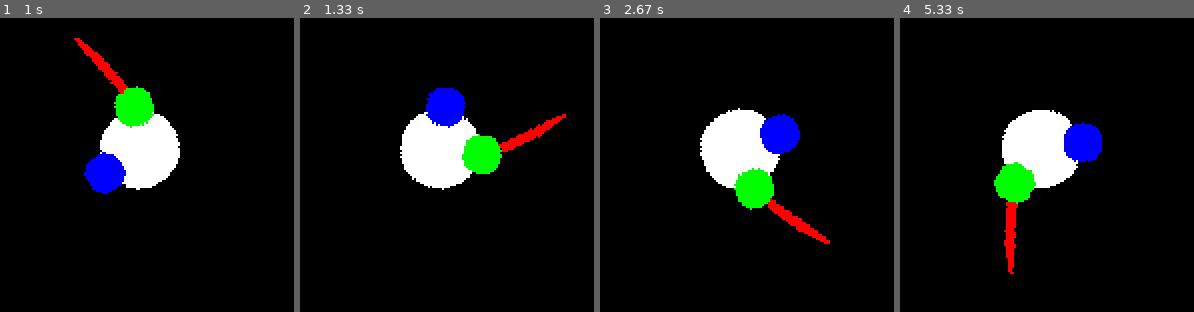
Above: before the commit, frames 1-4 (left to right).
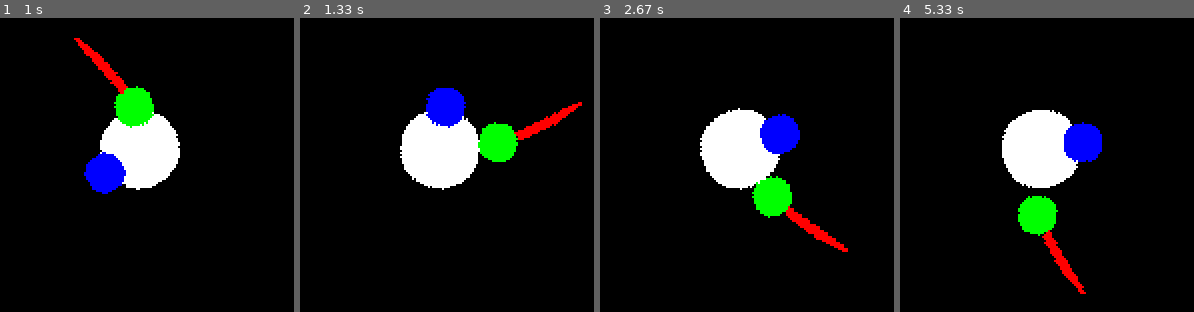
Above: after the commit, the same moments.

Repository: fjaviergb/Pygames-Hermanios
Game: pygame game, started from Sword.py
The game is run twice, just before and just after one commit, with the same random seed, the same clock (stepped at 60 frames per second) and the same inputs.
Inputs (mouse positions are in pixels of both pictures, inside the frame that each line leads up to):
- Up to frame 1 (1 s): press the mouse at (99, 253) at 0.37 s; move the mouse to (outside the picture) at 0.47 s; release the mouse at (outside the picture) at 0.6 s; click (29, 126) at 0.75 s
- Up to frame 2 (1.33 s): click (outside the picture) at 1.22 s
- Up to frame 3 (2.67 s): press the mouse at (outside the picture) at 1.53 s; move the mouse to (outside the picture) at 1.63 s; release the mouse at (outside the picture) at 1.77 s; press the mouse at (outside the picture) at 1.87 s; move the mouse to (outside the picture) at 1.97 s; release the mouse at (outside the picture) at 2.1 s; click (outside the picture) at 2.22 s; click (outside the picture) at 2.55 s
- Up to frame 4 (5.33 s): press the mouse at (outside the picture) at 2.87 s; move the mouse to (outside the picture) at 2.97 s; release the mouse at (1020, 109) at 3.1 s; press the mouse at (outside the picture) at 3.2 s; move the mouse to (outside the picture) at 3.3 s; release the mouse at (outside the picture) at 3.43 s; press the mouse at (outside the picture) at 3.53 s; move the mouse to (outside the picture) at 3.63 s; release the mouse at (1044, 309) at 3.77 s; press the mouse at (outside the picture) at 3.87 s; move the mouse to (outside the picture) at 3.97 s; release the mouse at (outside the picture) at 4.1 s; press the mouse at (outside the picture) at 4.2 s; move the mouse to (outside the picture) at 4.3 s; release the mouse at (outside the picture) at 4.43 s; click (outside the picture) at 4.55 s; press the mouse at (outside the picture) at 4.87 s; move the mouse to (955, 238) at 4.97 s; release the mouse at (outside the picture) at 5.1 s; press the mouse at (outside the picture) at 5.2 s; move the mouse to (outside the picture) at 5.3 s

Frame 1 is identical in both runs. In frame 2, 2.3% of the frame differs, in the area x 55-96%, y 28-54%; in frame 3, 2.3%; in frame 4, 4.2%, in the area x 31-64%, y 48-94%.

Commit message:
Archivo aprendizaje 26/06/2020

Diff:
--- a/Sword.py
+++ b/Sword.py
@@ -32,6 +32,9 @@
         self.image = pg.Surface((50,50))
         self.image.set_colorkey(BLACK)
         self.image_orig = self.image
+        self.hittin = False
+        self.dis_max = 0
+
         if ori == 1:
             pg.draw.circle(self.image, (BLUE), (10,10), self.radio)
             self.rect = self.image.get_rect(center = player.rect.center)
@@ -43,6 +46,18 @@
         self.image = pg.transform.rotate(self.image_orig, self.angle)
         self.image.set_colorkey(BLACK)
         self.rect = self.image.get_rect(center=self.rect.center)
+
+        if self.hittin:
+            self.dis = math.sqrt((self.xthrow - player.rect.centerx) ** 2 + (self.ythrow - player.rect.centery) ** 2)
+            if self.dis_max < 15:
+                self.ratio = self.dis_max / self.dis
+                self.rect.centerx = player.rect.centerx + self.ratio * (self.xthrow - player.rect.centerx)
+                self.rect.centery = player.rect.centery + self.ratio * (self.ythrow - player.rect.centery)
+                self.dis_max += 2
+            else:
+                self.dis_max = 0
+                self.rect.center = player.rect.center
+                self.hittin = False
 
 
 class sword(pg.sprite.Sprite):
@@ -65,10 +80,24 @@
         self.cursorcount = 0
         self.cursor_dir = 0
         self.leftbut = 2
+        self.hittin = False
+        self.dis_max = 0
 
     def update(self):
         self.image = pg.transform.rotate(self.image_orig, self.angle)
         self.rect = self.image.get_rect(center = player.rect.center)
+
+        if self.hittin:
+            self.dis = math.sqrt((self.xthrow - player.rect.centerx) ** 2 + (self.ythrow - player.rect.centery) ** 2)
+            if self.dis_max < 15:
+                self.ratio = self.dis_max / self.dis
+                self.rect.centerx = player.rect.centerx + self.ratio * (self.xthrow - player.rect.centerx)
+                self.rect.centery = player.rect.centery + self.ratio * (self.ythrow - player.rect.centery)
+                self.dis_max += 2
+            else:
+                self.dis_max = 0
+                self.rect.center = player.rect.center
+                self.hittin = False
 
 
 CBASE = (255,255,255)
@@ -117,12 +146,12 @@
             if cos > 0:
                 player.angle = 270 - angle_grad
                 Rhand.angle = 270 - angle_grad
-                if button[0] != 0 and espada.cursor_dir > 40:
+                if button[0] != 0 and espada.cursor_dir > 50:
                     espada.leftbut = 1
                     espada.swingright = True
                     Lhand.angle = 270 - angle_grad - 90
                     espada.angle = 270 - angle_grad - 90
-                elif button[0] != 0 and espada.cursor_dir < -40:
+                elif button[0] != 0 and espada.cursor_dir < -50:
                     espada.leftbut = 0
                     espada.swingleft = True
                     Lhand.angle = 270 - angle_grad + 90
@@ -132,50 +161,81 @@
                     espada.swingleft = False
                     Lhand.angle = 270 - angle_grad
                     espada.angle = 270 - angle_grad
+                    if button[0] != 0 and espada.cursor_dir < 50 and espada.cursor_dir > -50:
+                        if event.type == pg.MOUSEBUTTONDOWN:
+                            Lhand.hittin = True
+                            espada.hittin = True
+                            Lhand.xthrow = xcursor
+                            espada.xthrow = xcursor
+                            Lhand.ythrow = ycursor
+                            espada.ythrow = ycursor
 
             elif cos < 0:
                 player.angle = 90 - angle_grad
                 Rhand.angle = 90 - angle_grad
-                if button[0] != 0 and espada.cursor_dir > 40:
+                if button[0] != 0 and espada.cursor_dir > 50:
                     espada.leftbut = 1
                     espada.swingright = True
                     Lhand.angle = 90 - angle_grad - 90
                     espada.angle = 90 - angle_grad - 90
-                elif button[0] != 0 and espada.cursor_dir < -40:
+                elif button[0] != 0 and espada.cursor_dir < -50:
                     espada.leftbut = 0
                     espada.swingleft = True
                     Lhand.angle = 90 - angle_grad + 90
                     espada.angle = 90 - angle_grad + 90
-
                 else:
                     espada.swingright = False
                     espada.swingleft = False
                     Lhand.angle = 90 - angle_grad
                     espada.angle = 90 - angle_grad
+                    if button[0] != 0 and espada.cursor_dir < 50 and espada.cursor_dir > -50:
+                        if event.type == pg.MOUSEBUTTONDOWN:
+                            Lhand.hittin = True
+                            espada.hittin = True
+                            Lhand.xthrow = xcursor
+                            espada.xthrow = xcursor
+                            Lhand.ythrow = ycursor
+                            espada.ythrow = ycursor
 
         elif cos == 0 and sen < 0:
             angle_grad = 0
-            if button[0] != 0 and espada.cursor_dir > 40:
+            if button[0] != 0 and espada.cursor_dir > 50:
                 espada.leftbut = 1
                 espada.swingright = True
-            elif button[0] != 0 and espada.cursor_dir < -40:
+            elif button[0] != 0 and espada.cursor_dir < -50:
                 espada.leftbut = 0
                 espada.swingleft = True
             else:
                 espada.swingright = False
                 espada.swingleft = False
+                if button[0] != 0 and espada.cursor_dir < 50 and espada.cursor_dir > -50:
+                    if event.type == pg.MOUSEBUTTONDOWN:
+                        Lhand.hittin = True
+                        espada.hittin = True
+                        Lhand.xthrow = xcursor
+                        espada.xthrow = xcursor
+                        Lhand.ythrow = ycursor
+                        espada.ythrow = ycursor
 
         elif cos == 0 and sen > 0:
             angle_grad = 180
-            if button[0] != 0 and espada.cursor_dir > 40:
+            if button[0] != 0 and espada.cursor_dir > 50:
                 espada.leftbut = 1
                 espada.swingright = True
-            elif button[0] != 0 and espada.cursor_dir < -40:
+            elif button[0] != 0 and espada.cursor_dir < -50:
                 espada.leftbut = 0
                 espada.swingleft = True
             else:
                 espada.swingright = False
                 espada.swingleft = False
+                if button[0] != 0 and espada.cursor_dir < 50 and espada.cursor_dir > -50:
+                    if event.type == pg.MOUSEBUTTONDOWN:
+                        Lhand.hittin = True
+                        espada.hittin = True
+                        Lhand.xthrow = xcursor
+                        espada.xthrow = xcursor
+                        Lhand.ythrow = ycursor
+                        espada.ythrow = ycursor
 
         # SOLTAR EL RATON COMIENZA EL SLASH
         if event.type == pg.MOUSEBUTTONUP:
